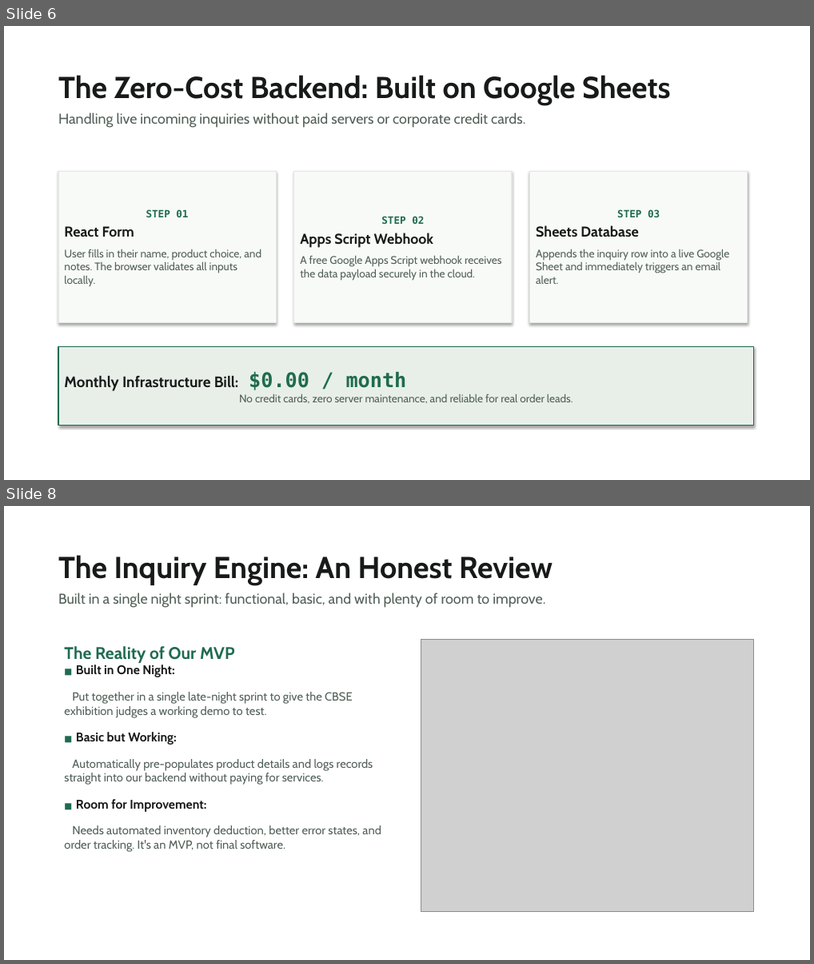
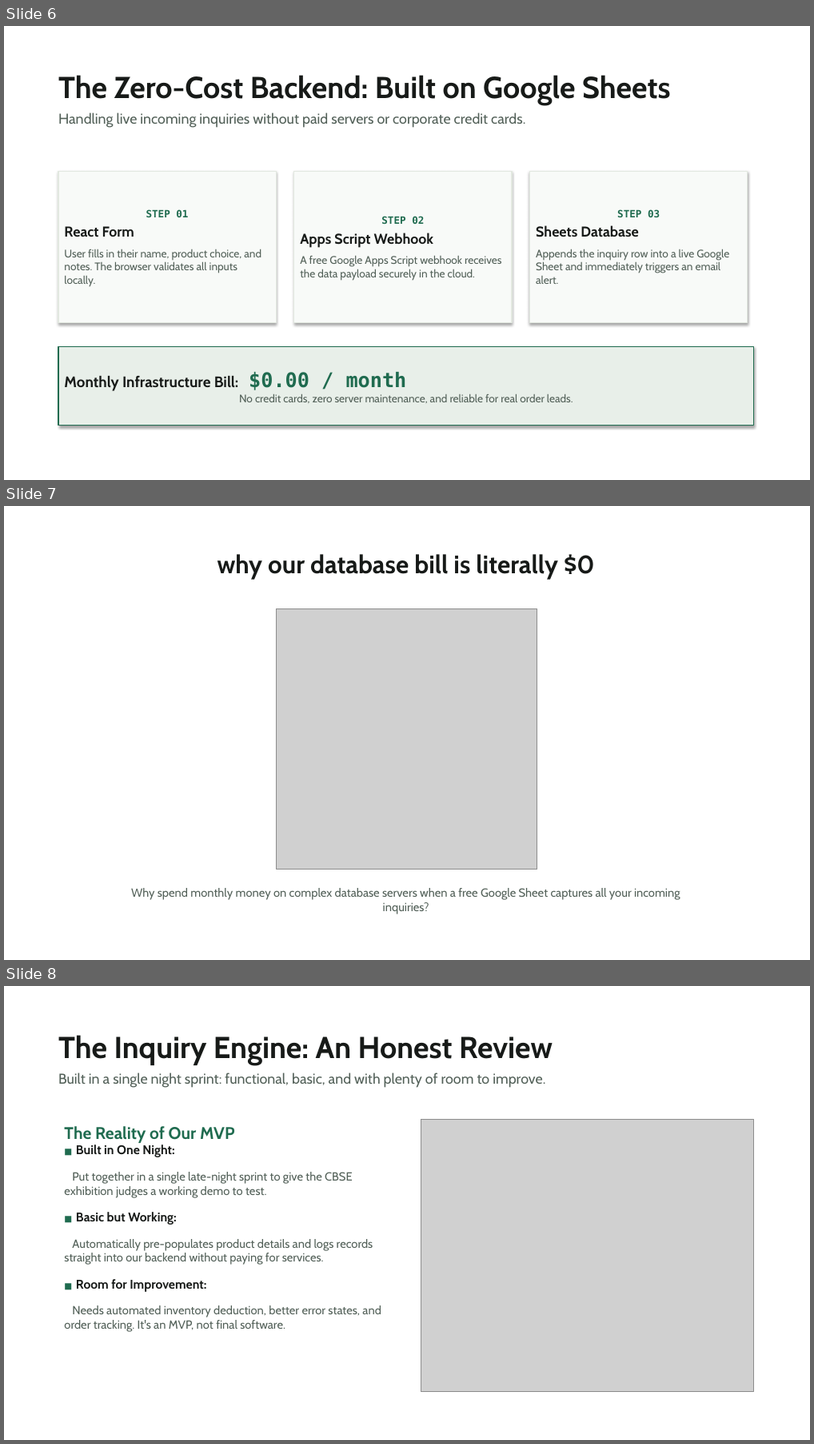
Before and after one commit to Harman209/ecoloop, a slide deck: docs/presentation/ecoloop-presentation.pptx. Shown one above the other, each under a label of ours: slides 6 and 8 before the commit, slides 6, 7 and 8 after it; the slides between them are not shown. The pictures are 814x964 and 814x1444 pixels, drawn with LibreOffice and Linux fonts; fonts in the diff are those of the drawing; grey boxes stand for pictures. Boxes give left, top, right and bottom in pixels: in the first picture for what was removed or moved away, otherwise in the second. Text is boxed around its words. In the diff, an @@ line names an element or a change of style, - is before the commit and + after.

```diff
--- a/docs/presentation/ecoloop-presentation.pptx
+++ b/docs/presentation/ecoloop-presentation.pptx
@@ slide 7 added at <box>4,506,810,960</box>, background #FFFFFF @@
@@ text added at <box>218,554,595,579</box>, 30 pt, text #171A18, bold @@
+why our database bill is literally $0
@@ picture added at <box>277,609,538,869</box> @@
@@ text added at <box>131,888,681,914</box>, 14 pt, text #526058 @@
+Why spend monthly money on complex database servers when a free Google Sheet captures all your incoming inquiries?
```
Also in this commit, not shown: 2 slides changed, 1 other slide added, 2 slides removed, 8 other files.
